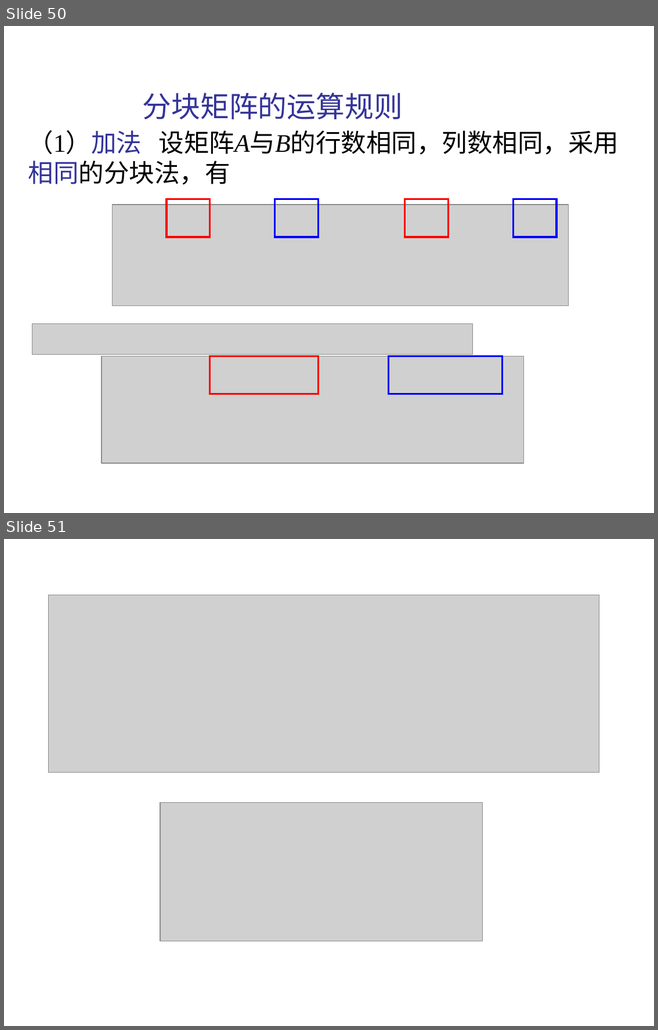
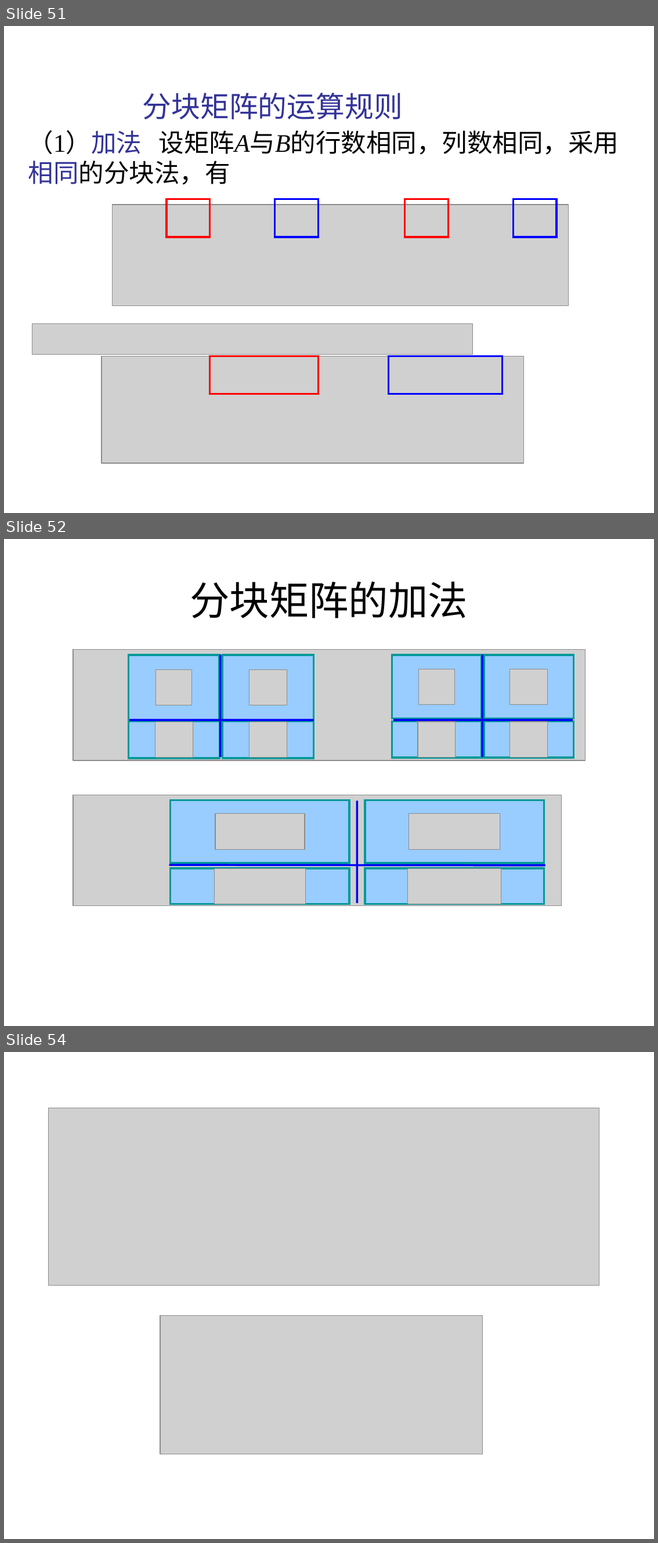
Before and after one commit to zhangbiaomath/zhangbiaomath.github.io, a slide deck: teaching/gaodai/ch4/高等代数第4章-矩阵.pptx. Shown one above the other, each under a label of ours: slides 50 and 51 before the commit, slides 51, 52 and 54 after it; the slides between them are not shown. The pictures are 658x1030 and 658x1543 pixels, drawn with LibreOffice and Linux fonts; fonts in the diff are those of the drawing; grey boxes stand for pictures. Boxes give left, top, right and bottom in pixels: in the first picture for what was removed or moved away, otherwise in the second. Text is boxed around its words. In the diff, an @@ line names an element or a change of style, - is before the commit and + after.

```diff
--- a/teaching/gaodai/ch4/高等代数第4章-矩阵.pptx
+++ b/teaching/gaodai/ch4/高等代数第4章-矩阵.pptx
@@ slide 52 added at <box>4,539,654,1026</box>, background #FFFFFF @@
@@ title added at <box>190,581,467,618</box>, 44 pt, text #000000 @@
+分块矩阵的加法
@@ picture added at <box>73,649,585,761</box> @@
@@ rectangle added at <box>128,655,219,720</box>, fill #99CCFF, outline #009999 2.25 pt @@
@@ line added from (220, 654) to (220, 757), #0000FF 2.25 pt @@
@@ rectangle added at <box>222,655,313,720</box>, fill #99CCFF, outline #009999 2.25 pt @@
@@ rectangle added at <box>392,655,481,719</box>, fill #99CCFF, outline #009999 2.25 pt @@
@@ line added from (482, 654) to (482, 757), #0000FF 2.25 pt @@
@@ rectangle added at <box>484,655,573,719</box>, fill #99CCFF, outline #009999 2.25 pt @@
@@ picture added at <box>156,669,192,705</box> @@
@@ picture added at <box>249,669,286,705</box> @@
@@ picture added at <box>419,669,454,705</box> @@
@@ picture added at <box>509,669,547,705</box> @@
@@ rectangle added at <box>128,721,219,758</box>, fill #99CCFF, outline #009999 2.25 pt @@
@@ line added from (129, 720) to (313, 720), #0000FF 2.25 pt @@
@@ picture added at <box>155,722,192,757</box> @@
@@ rectangle added at <box>222,721,313,758</box>, fill #99CCFF, outline #009999 2.25 pt @@
@@ picture added at <box>249,722,286,757</box> @@
@@ rectangle added at <box>392,722,481,758</box>, fill #99CCFF, outline #009999 2.25 pt @@
@@ line added from (393, 720) to (572, 720), #0000FF 2.25 pt @@
@@ picture added at <box>418,722,455,757</box> @@
@@ rectangle added at <box>484,722,573,758</box>, fill #99CCFF, outline #009999 2.25 pt @@
@@ picture added at <box>509,722,547,757</box> @@
@@ picture added at <box>73,795,561,906</box> @@
@@ rectangle added at <box>170,800,350,863</box>, fill #99CCFF, outline #009999 2.25 pt @@
@@ picture added at <box>215,814,305,849</box> @@
@@ line added from (357, 801) to (357, 903), #0000FF 2.25 pt @@
@@ rectangle added at <box>365,800,544,863</box>, fill #99CCFF, outline #009999 2.25 pt @@
@@ picture added at <box>409,814,500,849</box> @@
@@ line added from (169, 865) to (545, 866), #0000FF 2.25 pt @@
@@ rectangle added at <box>170,868,350,904</box>, fill #99CCFF, outline #009999 2.25 pt @@
@@ picture added at <box>214,868,305,904</box> @@
@@ rectangle added at <box>365,868,544,904</box>, fill #99CCFF, outline #009999 2.25 pt @@
@@ picture added at <box>408,868,501,904</box> @@
@@ what was slide 50 is now slide 51 @@
@@ what was slide 51 is now slide 54 @@
```
Also in this commit, not shown: 4 slides changed, 5 other slides added, 1 slide removed, 9 other files.
